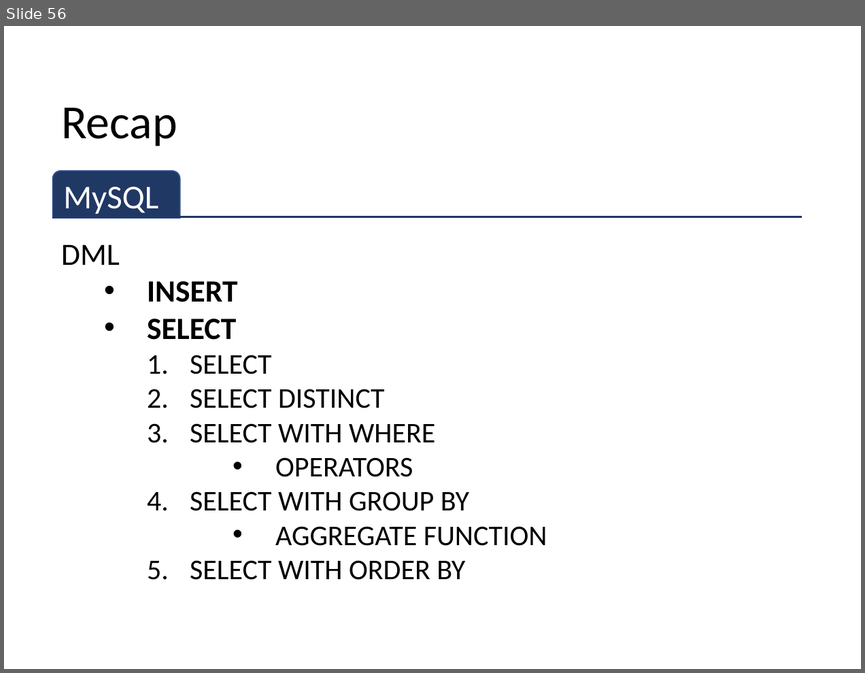
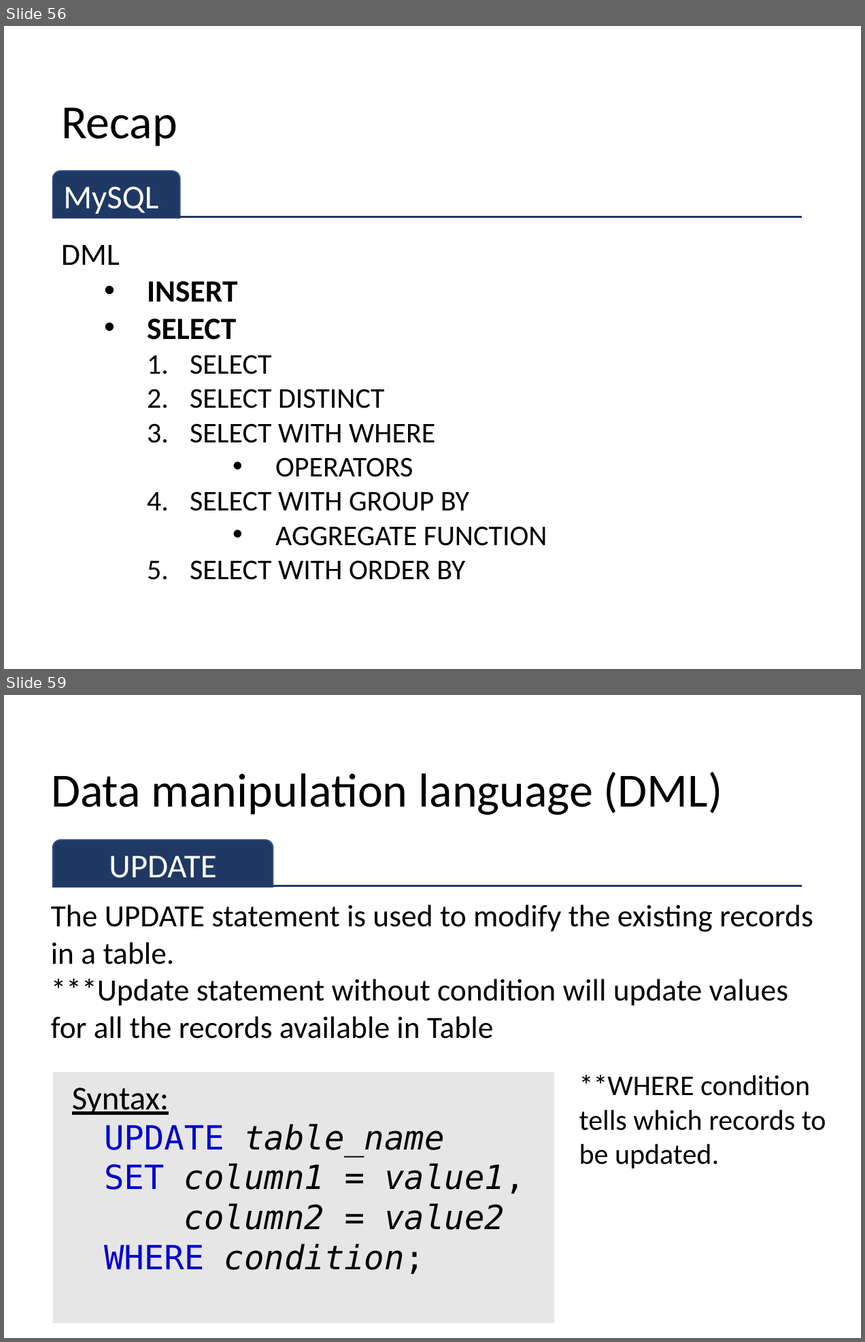
Before and after one commit to sitmbadept/sitmbadept.github.io, a slide deck: 2023/UNIT_2/Site/UNIT-2-PART-1.pptx. Shown one above the other, each under a label of ours: slide 56 before the commit, slides 56 and 59 after it; the slides between them are not shown. The pictures are 865x673 and 865x1342 pixels, drawn with LibreOffice and Linux fonts; fonts in the diff are those of the drawing. Boxes give left, top, right and bottom in pixels: in the first picture for what was removed or moved away, otherwise in the second. Text is boxed around its words. In the diff, an @@ line names an element or a change of style, - is before the commit and + after.

```diff
--- a/2023/UNIT_2/Site/UNIT-2-PART-1.pptx
+++ b/2023/UNIT_2/Site/UNIT-2-PART-1.pptx
@@ slide 59 added at (4,695,861,1338), background #FFFFFF @@
@@ title added at (51,772,723,815), 40 pt, text #000000 @@
+Data manipulation language (DML)
@@ round same rect added at (53,840,273,887), fill #203864, outline #325491 1 pt, 28 pt, text #FFFFFF @@
+UPDATE
@@ line added from (53, 886) to (802, 886), #203864 1.5 pt @@
@@ text added at (51,904,813,1038), 26 pt, text #000000 @@
+The UPDATE statement is used to modify the existing records in a table.
+***Update statement without condition will update values for all the records available in Table
@@ rectangle added at (53,1072,554,1323), fill #E7E6E6, 28 pt, text #000000, italic @@
+Syntax:
+  UPDATE table_name
+  SET column1 = value1,
+  column2 = value2
+  WHERE condition;
@@ text added at (579,1074,826,1168), 24 pt, text #000000 @@
+**WHERE condition tells which records to be updated.
```
Also in this commit, not shown: 55 other slides added, 9 other files.
